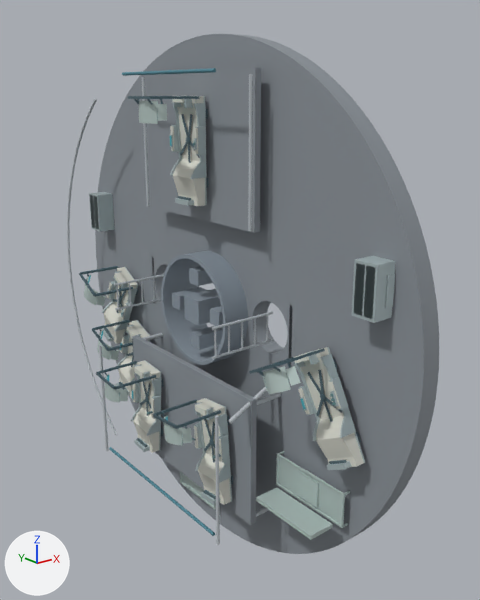
Renders of the glTF model wayfarer/render/out/interior_L1.glb from each side of a commit.
Rendered twice from a 50 mm lens placed at (-3.18, -8.43, 3.35), pointed at (3.24, -0.4, 0.14). Lighting does not change. The marker at lower left points along +X, +Y and +Z. The first picture is the older version. Where no turn or scale is listed for an object, it has been applied to the vertices.

Before the edit, the objects in view are built like this:
```python
me_b3_shared_46kg_couch = bpy.data.meshes.new('B3_shared_46kg_couch')
me_b3_shared_46kg_couch.from_pydata(...)  # 358 vertices, 600 faces; spans x -1.0..0.0, y 0.0..1.58, z -0.35..0.35
# faces by material slot: [120, 248, 72, 160]
me_b3_shared_46kg_couch.materials.append(mat_canon_finish_l1_b3_upholstery)  # light grey #d8d8cd
me_b3_shared_46kg_couch.materials.append(mat_canon_finish_l1_b3_shell)  # grey #acbbbd
me_b3_shared_46kg_couch.materials.append(mat_canon_finish_l1_b3_strap)  # greyish cyan #50656c
me_b3_shared_46kg_couch.materials.append(mat_canon_finish_l1_b3_metal)  # cyan #607a84
me_core_trunk_l1_wall = bpy.data.meshes.new('core_trunk_L1_wall')
me_core_trunk_l1_wall.from_pydata(...)  # 504 vertices, 1008 faces; spans x 2.56..3.3, y -0.9..0.9, z -0.9..0.9
me_core_trunk_l1_wall.materials.append(mat_canon_finish_l1_utility)  # grey #8b97a2
me_i4_rails_0 = bpy.data.meshes.new('i4_rails_0')
me_i4_rails_0.from_pydata(...)  # an 88-sided cylinder along z spanning x 1.75..1.79, y -1.75..-1.7, z -3.03..-0.94
me_i4_rails_0.materials.append(mat_canon_finish_l1_rail)  # light grey #bdc4c8
ob_dry_core_trunk_l1_wall = bpy.data.objects.new('dry:core_trunk_L1_wall', me_core_trunk_l1_wall)
ob_dry_core_trunk_l1_wall.location = (0.0, 0.0, 0.0)
ob_dry_i4_rails_0 = bpy.data.objects.new('dry:i4_rails_0', me_i4_rails_0)
ob_dry_i4_rails_0.location = (0.0, 0.0, 0.0)
ob_dry_i4_seat_s2 = bpy.data.objects.new('dry:i4_seat_S2', me_b3_shared_46kg_couch)
ob_dry_i4_seat_s2.parent = ob_subsystem_habitat_l1
ob_dry_i4_seat_s2.location = (2.95, -2.479, -0.0025)
ob_dry_i4_seat_s2.rotation_euler = (-2.06, 0.0, 0.0)  # degrees (-118, 0, 0)
# also in view: 'dry:i4_seat_PILOT' at (1.91, -0.96, -2.0); 'dry:i4_seat_S3' at (2.45, 2.83, -0.69); 'dry:i4_seat_NAV' at (2.26, 0.0, 2.5); 'dry:i4_workbench_display' at (2.58, -2.45, -2.44); 'dry:navigator_platform' at (2.81, 0.0, 2.55)
```
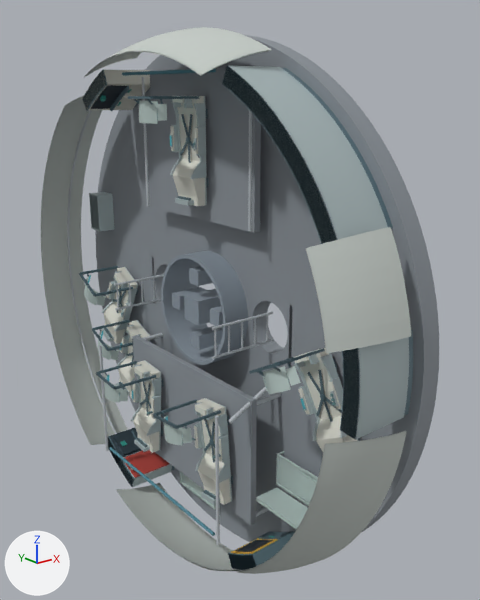
Where the change shows, as pixel boxes [x1, y1, x2, y2] in the pictures (480 x 600 px):
'dry:L1_wallfit_u7_wall_lining', added
    after: [41, 27, 411, 574]
'dry:L1_wallfit_u1_spares_tools', added
    after: [222, 65, 393, 244]
    faces in mat_canon_finish_l1_wallfit_shell (grey #acbbbd): [223, 65, 388, 243]
    faces in mat_canon_finish_l1_wallfit_slate (cyan #607a84): [222, 65, 393, 244]
'dry:L1_wallfit_u6_emergency_right', added
    after: [340, 330, 413, 440]
    faces in mat_canon_finish_l1_wallfit_shell (grey #acbbbd): [340, 337, 409, 440]
    faces in mat_canon_finish_l1_wallfit_slate (cyan #607a84): [340, 330, 413, 439]
'dry:L1_wallfit_u2_watch_galley', added
    after: [82, 70, 150, 111]
    faces in mat_canon_finish_l1_wallfit_ivory (light grey #d8d8cd): [82, 70, 150, 110]
    faces in mat_canon_finish_l1_wallfit_dark (dark blue #1d2a33): [91, 85, 127, 109]
    faces in mat_canon_finish_l1_wallfit_slate (cyan #607a84): [82, 70, 150, 111]
'dry:L1_wallfit_u5_backup_panel', added
    after: [228, 531, 295, 570]
    faces in mat_canon_finish_l1_wallfit_slate (cyan #607a84): [228, 531, 295, 570]
    faces in mat_canon_finish_l1_wallfit_dark (dark blue #1d2a33): [235, 539, 273, 552]
    faces in mat_canon_finish_l1_wallfit_yellow (yellow #e3b23c): [231, 539, 278, 554]
'dry:L1_wallfit_u4_emergency_left', added
    after: [118, 450, 174, 487]
    faces in mat_canon_finish_l1_wallfit_red (red #b5473f): [124, 450, 170, 478]
    faces in mat_canon_finish_l1_wallfit_shell (grey #acbbbd): [118, 451, 172, 487]
    faces in mat_canon_finish_l1_wallfit_slate (cyan #607a84): [118, 459, 174, 487]
'dry:L1_wallfit_u3_courier_strongbox', added
    after: [108, 428, 142, 465]
    faces in mat_canon_finish_l1_wallfit_vault (greyish blue #4a5a63): [108, 428, 142, 465]
'dry:i4_engineering_cabinet', unchanged, covered by the edit
    before: [352, 256, 395, 323]

What changed in the scene script:
```text
Add ob_dry_l1_wallfit_u7_wall_lining:
    ob_dry_l1_wallfit_u7_wall_lining = bpy.data.objects.new('dry:L1_wallfit_u7_wall_lining', me_wallfit_u7_wall_lining)  # 1552 vertices, 2576 faces; spans x 1.7..2.7, y -4.19..4.22, z -4.22..4.22; in mat_canon_finish_l1_wallfit_lining (light grey #c4cbc6)
    ob_dry_l1_wallfit_u7_wall_lining.location = (0.0, 0.0, 0.0)
Add ob_dry_l1_wallfit_u6_emergency_right:
    ob_dry_l1_wallfit_u6_emergency_right = bpy.data.objects.new('dry:L1_wallfit_u6_emergency_right', me_wallfit_u6_emergency_right)  # 135 vertices, 260 faces; spans x 2.05..3.0, y -4.0..-3.701, z -0.418..0.695; in mat_canon_finish_l1_wallfit_shell (grey #acbbbd), mat_canon_finish_l1_wallfit_slate (cyan #607a84), mat_canon_finish_l1_wallfit_red (red #b5473f), mat_canon_finish_l1_wallfit_ivory (light grey #d8d8cd)
    ob_dry_l1_wallfit_u6_emergency_right.location = (0.0, 0.0, 0.0)
Add ob_dry_l1_wallfit_u5_backup_panel:
    ob_dry_l1_wallfit_u5_backup_panel = bpy.data.objects.new('dry:L1_wallfit_u5_backup_panel', me_wallfit_u5_backup_panel)  # 106 vertices, 196 faces; spans x 2.05..3.0, y -2.294..-1.589, z -3.625..-3.08; in mat_canon_finish_l1_wallfit_slate (cyan #607a84), mat_canon_finish_l1_wallfit_yellow (yellow #e3b23c), mat_canon_finish_l1_wallfit_dark (dark blue #1d2a33), mat_canon_finish_l1_wallfit_teal (cyan #3fa79a)
    ob_dry_l1_wallfit_u5_backup_panel.location = (0.0, 0.0, 0.0)
Add ob_dry_l1_wallfit_u4_emergency_left:
    ob_dry_l1_wallfit_u4_emergency_left = bpy.data.objects.new('dry:L1_wallfit_u4_emergency_left', me_wallfit_u4_emergency_left)  # 71 vertices, 132 faces; spans x 2.05..3.0, y 1.286..1.878, z -3.759..-3.32; in mat_canon_finish_l1_wallfit_shell (grey #acbbbd), mat_canon_finish_l1_wallfit_slate (cyan #607a84), mat_canon_finish_l1_wallfit_red (red #b5473f), mat_canon_finish_l1_wallfit_ivory (light grey #d8d8cd)
    ob_dry_l1_wallfit_u4_emergency_left.location = (0.0, 0.0, 0.0)
Add ob_dry_l1_wallfit_u3_courier_strongbox:
    ob_dry_l1_wallfit_u3_courier_strongbox = bpy.data.objects.new('dry:L1_wallfit_u3_courier_strongbox', me_wallfit_u3_courier_strongbox)  # 83 vertices, 152 faces; spans x 2.05..3.0, y 1.765..2.351, z -3.532..-3.042; in mat_canon_finish_l1_wallfit_vault (greyish blue #4a5a63), mat_canon_finish_l1_wallfit_slate (cyan #607a84), mat_canon_finish_l1_wallfit_teal (cyan #3fa79a)
    ob_dry_l1_wallfit_u3_courier_strongbox.location = (0.0, 0.0, 0.0)
Add ob_dry_l1_wallfit_u2_watch_galley:
    ob_dry_l1_wallfit_u2_watch_galley = bpy.data.objects.new('dry:L1_wallfit_u2_watch_galley', me_wallfit_u2_watch_galley)  # 152 vertices, 288 faces; spans x 2.05..3.0, y 1.469..2.351, z 3.031..3.682; in mat_canon_finish_l1_wallfit_ivory (light grey #d8d8cd), mat_canon_finish_l1_wallfit_slate (cyan #607a84), mat_canon_finish_l1_wallfit_dark (dark blue #1d2a33), mat_canon_finish_l1_wallfit_teal (cyan #3fa79a)
    ob_dry_l1_wallfit_u2_watch_galley.location = (0.0, 0.0, 0.0)
Add ob_dry_l1_wallfit_u1_spares_tools:
    ob_dry_l1_wallfit_u1_spares_tools = bpy.data.objects.new('dry:L1_wallfit_u1_spares_tools', me_wallfit_u1_spares_tools)  # 460 vertices, 852 faces; spans x 2.05..3.0, y -3.56..-1.53, z 1.71..3.65; in mat_canon_finish_l1_wallfit_shell (grey #acbbbd), mat_canon_finish_l1_wallfit_slate (cyan #607a84), mat_canon_finish_l1_wallfit_teal (cyan #3fa79a)
    ob_dry_l1_wallfit_u1_spares_tools.location = (0.0, 0.0, 0.0)
```
